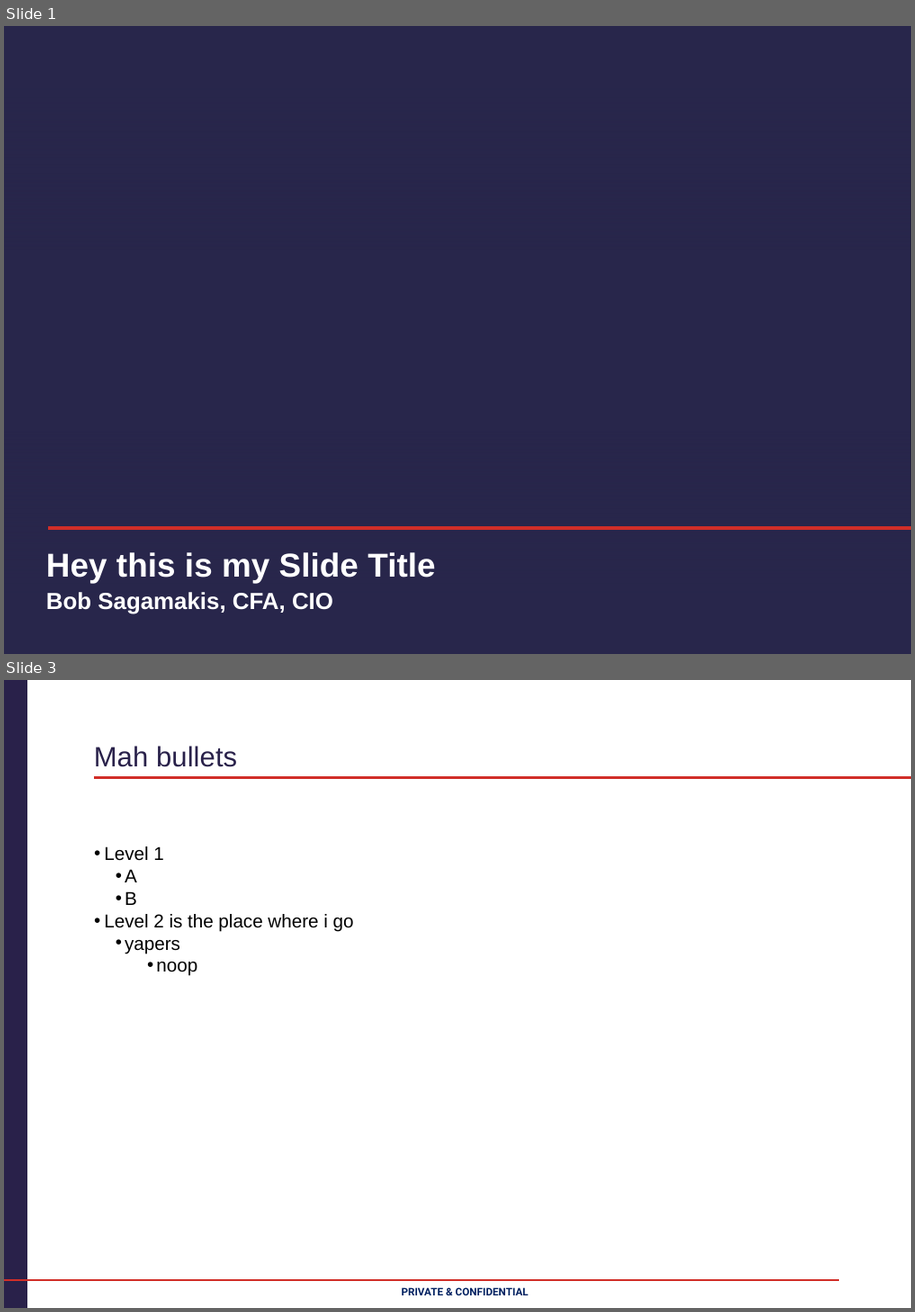
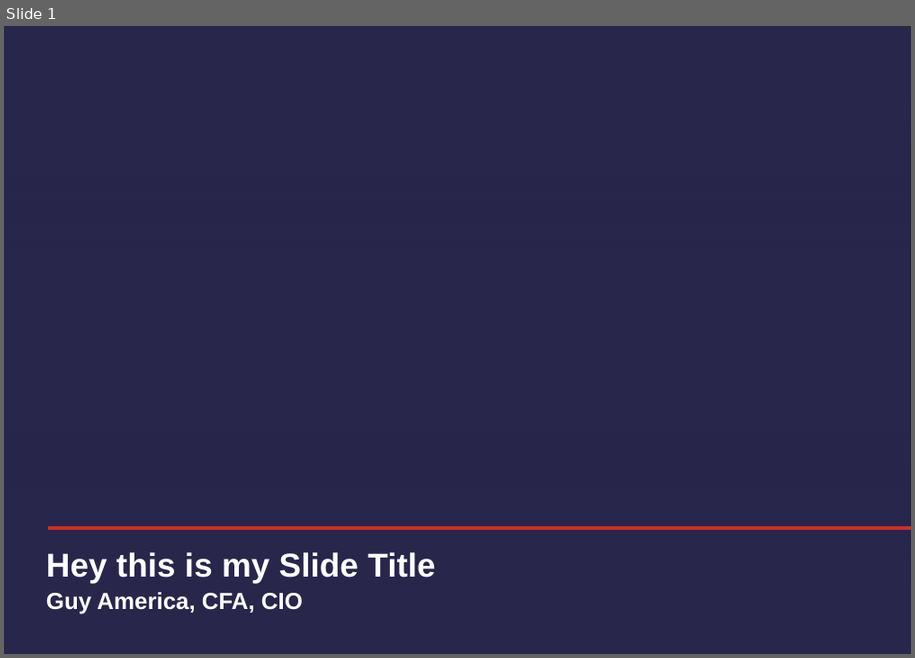
Before and after one commit to ellipsis-instruments/caim, a slide deck: test.pptx. Shown one above the other, each under a label of ours: slides 1 and 3 before the commit, slide 1 after it; the slides between them are not shown. The pictures are 915x1312 and 915x658 pixels, drawn with LibreOffice and Linux fonts; fonts in the diff are those of the drawing; background and template pictures are left out; a plain dark background stands for a picture behind light text. Boxes give left, top, right and bottom in pixels: in the first picture for what was removed or moved away, otherwise in the second. Text is boxed around its words. In the diff, an @@ line names an element or a change of style, - is before the commit and + after.

```diff
--- a/test.pptx
+++ b/test.pptx
@@ slide 3 removed at [4, 680, 911, 1308], background #FFFFFF @@
@@ freeform shape removed at [4, 680, 27, 1308] @@
@@ title removed at [94, 746, 237, 767] @@
-Mah bullets
@@ freeform shape removed at [94, 768, 911, 778] @@
@@ text removed at [104, 846, 354, 954] @@
-• Level 1
-  • A
-  • B
-• Level 2 is the place where i go
-  • yapers
-    • noop
@@ freeform shape removed at [4, 1271, 840, 1280] @@
@@ text removed at [402, 1288, 529, 1296] @@
-PRIVATE & CONFIDENTIAL
@@ slide 1 changed as well @@
@@ text at [46, 592, 303, 615]: text changed @@
-Bob Sagamakis, CFA, CIO
+Guy America, CFA, CIO
```
Also in this commit, not shown: 6 slides added, 4 other slides removed, 26 other files.
